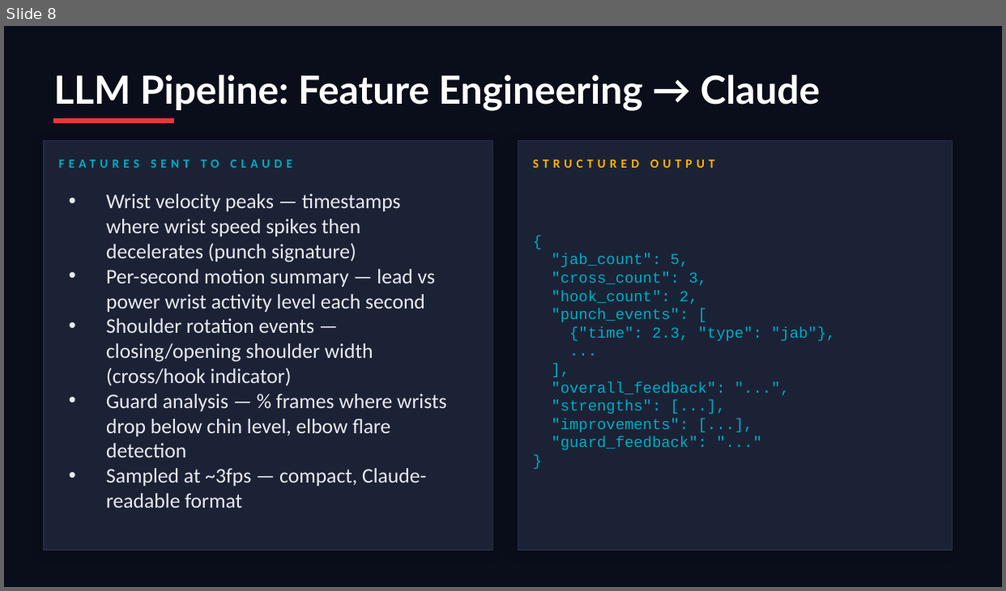
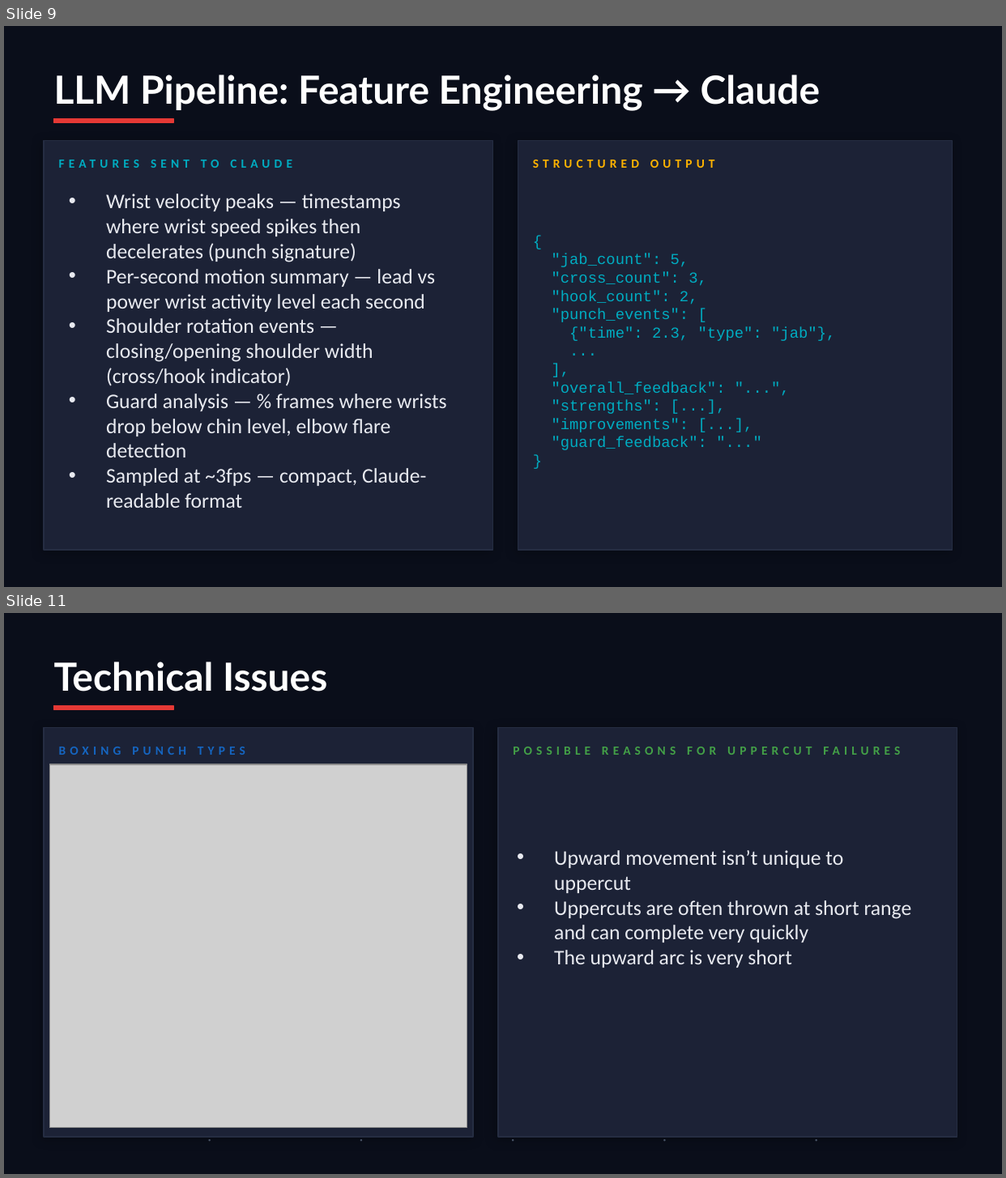
Before and after one commit to buugiiman/boxing-coach, a slide deck: ppt/boxing_coach.pptx. Shown one above the other, each under a label of ours: slide 8 before the commit, slides 9 and 11 after it; the slides between them are not shown. The pictures are 1006x591 and 1006x1178 pixels, drawn with LibreOffice and Linux fonts; fonts in the diff are those of the drawing; grey boxes stand for pictures. Boxes give left, top, right and bottom in pixels: in the first picture for what was removed or moved away, otherwise in the second. Text is boxed around its words. In the diff, an @@ line names an element or a change of style, - is before the commit and + after.

```diff
--- a/ppt/boxing_coach.pptx
+++ b/ppt/boxing_coach.pptx
@@ slide 11 added at <box>4,613,1002,1174</box>, background #0A0E1A @@
@@ text added at <box>54,662,327,692</box>, 28 pt, text #FFFFFF, bold @@
+Technical Issues
@@ rectangle added at <box>54,706,173,710</box>, fill #E53935, outline #E53935 1 pt @@
@@ rectangle added at <box>44,728,473,1137</box>, fill #1C2236, outline #252D42 1 pt @@
@@ rectangle added at <box>498,728,957,1137</box>, fill #1C2236, outline #252D42 1 pt @@
@@ text added at <box>59,747,245,755</box>, 9 pt, text #1565C0, bold @@
+BOXING PUNCH TYPES
@@ text added at <box>513,747,900,755</box>, 9 pt, text #43A047, bold @@
+POSSIBLE REASONS FOR UPPERCUT FAILURES
@@ picture added at <box>50,764,467,1128</box> @@
@@ text added at <box>554,850,912,968</box>, 15 pt, text #E8EAF0 @@
+• Upward movement isn’t unique to uppercut
+• Uppercuts are often thrown at short range and can complete very quickly
+• The upward arc is very short
@@ text added at <box>203,1128,215,1151</box>, 10 pt, text #4A5568 @@
+·
@@ text added at <box>356,1128,367,1151</box>, 10 pt, text #4A5568 @@
+·
@@ text added at <box>507,1128,519,1151</box>, 10 pt, text #4A5568 @@
+·
@@ text added at <box>658,1128,671,1151</box>, 10 pt, text #4A5568 @@
+·
@@ text added at <box>810,1128,822,1151</box>, 10 pt, text #4A5568 @@
+·
@@ what was slide 8 is now slide 9 @@
```
Also in this commit, not shown: 8 slides changed, 3 other slides added, 2 slides removed.
